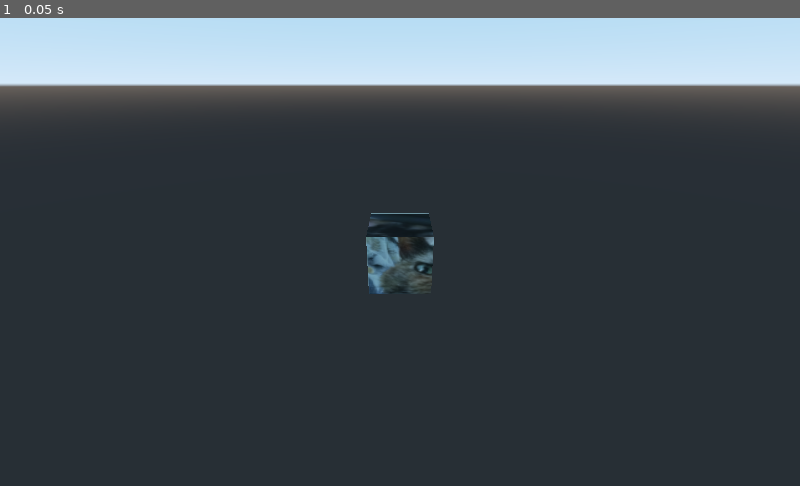
Above: before the commit, frame 1.
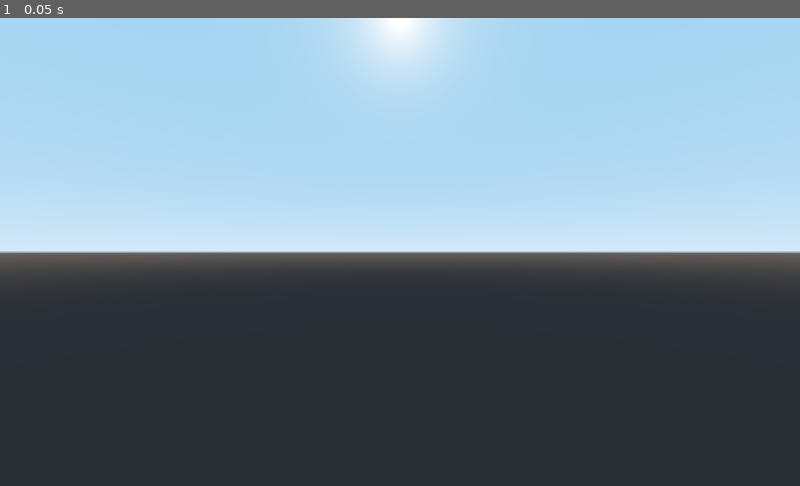
Above: after the commit, the same moment.

Repository: technicat/learngodot
Game: Godot game, scene res://scene.tscn
The game is run twice, just before and just after one commit, with the same random seed, the same clock (stepped at 60 frames per second) and the same inputs.
Inputs:
- Up to frame 1 (0.05 s): no input

The runs differ from the first frame. In frame 1, 49% of the frame differs, in the area x 0-100%, y 0-59%.

Commit message:
rm cube

Diff:
--- a/chapter2/godotproject/look_at.gd
+++ /dev/null
@@ -1,5 +0,0 @@
-extends Spatial
-
-
-func _ready():
-	look_at(Vector3(0,0,0),Vector3(0,0,-1));
--- a/chapter2/godotproject/scene.tscn
+++ b/chapter2/godotproject/scene.tscn
@@ -1,23 +1,10 @@
-[gd_scene load_steps=5 format=2]
-
-[ext_resource path="res://look_at.gd" type="Script" id=1]
-[ext_resource path="res://cat.jpg" type="Texture" id=2]
-
-[sub_resource type="CubeMesh" id=1]
-
-[sub_resource type="SpatialMaterial" id=2]
-albedo_texture = ExtResource( 2 )
+[gd_scene format=2]
 
 [node name="Scene" type="Spatial"]
 transform = Transform( 1, 0, 0, 0, 1, 0, 0, 0, 1, 0, 5, 10 )
 
 [node name="Camera" type="Camera" parent="."]
 transform = Transform( 1, 0, 0, 0, 1, 0, 0, 0, 1, 0, 5, 10 )
-script = ExtResource( 1 )
-
-[node name="MeshInstance" type="MeshInstance" parent="."]
-mesh = SubResource( 1 )
-material/0 = SubResource( 2 )
 
 [node name="OmniLight" type="OmniLight" parent="."]
 transform = Transform( 1, 0, 0, 0, 1, 0, 0, 0, 1, 0, 10, 20 )
Binary file removed: chapter2/godotproject/cat.jpg
Not shown, removed: chapter2/godotproject/cat.jpg.import
